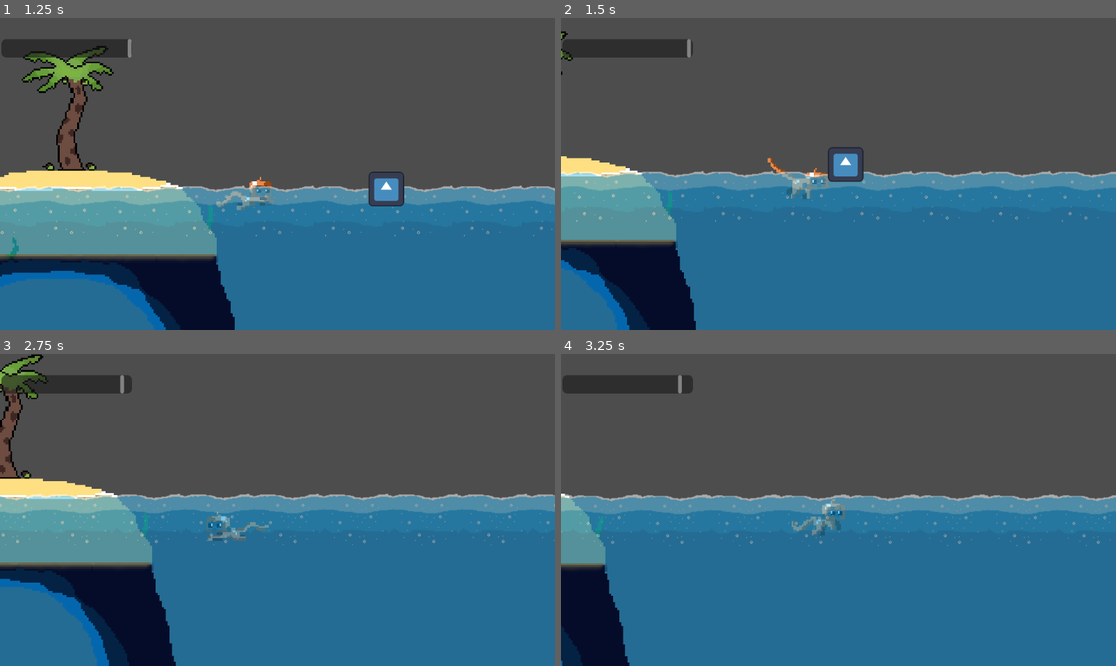
Above: before the commit, frames 1-4 (two rows, left to right).
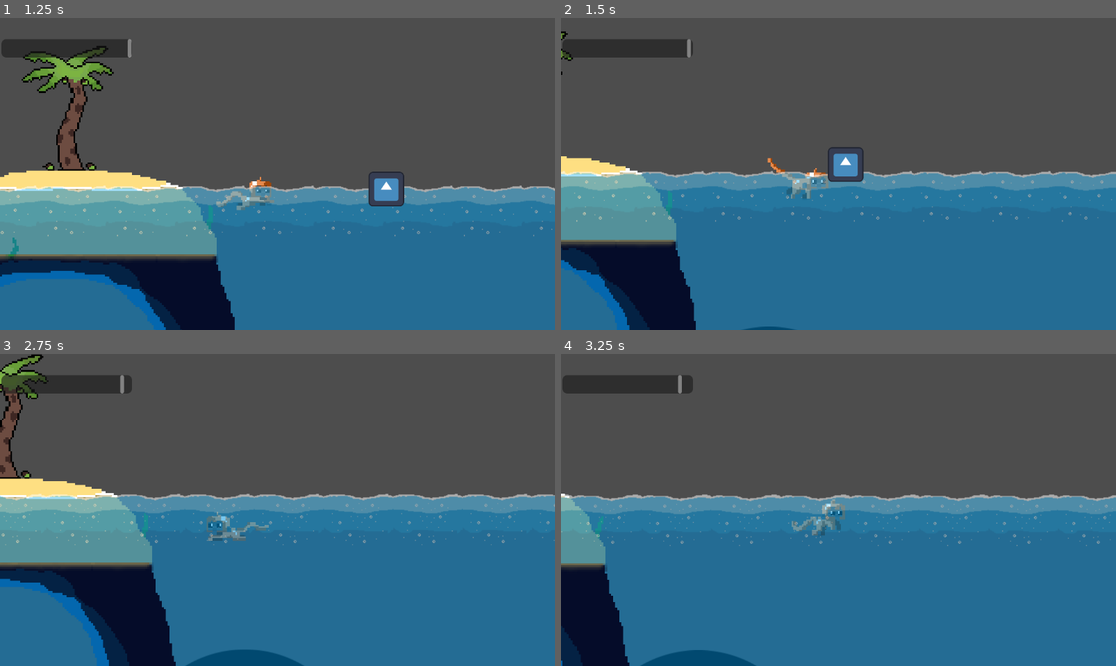
Above: after the commit, the same moments.

Repository: CYPUT3R/OceanSurvivorGame
Game: Godot game, scene res://Scenes/main_game.tscn
Same seed, same stepped clock (60 frames per second), same inputs: the game is played once before the commit and once after it. The engine's default icon, where the game draws it, is replaced by a stand-in: a white triangle on a blue panel in a dark square.
Inputs:
- Up to frame 1 (1.25 s): tap Enter (ui_accept) at 0.5, 0.6, 0.77, 1.07 s; hold Right (ui_right) from 0.53 s (still down)
- Up to frame 2 (1.5 s): keep holding Right (ui_right); tap Enter (ui_accept) at 1.35 s
- Up to frame 3 (2.75 s): tap Enter (ui_accept) at 1.52, 1.82, 2.1 s; release Right (ui_right) at 2.03 s; hold Left (ui_left) from 2.03 s (still down)
- Up to frame 4 (3.25 s): release Left (ui_left) at 2.78 s; hold Right (ui_right) from 2.78 s (still down); tap Enter (ui_accept) at 2.85, 3.02 s

Frame 1 is identical in both runs. In frame 2, less than 0.1% of the frame differs, in the area x 33-42%, y 98-100%; in frame 3, 0.8%, in the area x 33-55%, y 94-100%; in frame 4, 0.7%.

Commit message:
fix jellyfish bugs

Diff:
--- a/Scenes/jellyfish.gd
+++ b/Scenes/jellyfish.gd
@@ -1,12 +1,7 @@
 extends StaticBody2D
 
-var oxygen_regain = 10
+var oxygen_regain = 20
 var gyat = false
-
-# Called when the node enters the scene tree for the first time.
-func _ready():
-	pass # Replace with function body.
-
 
 # Called every frame. 'delta' is the elapsed time since the previous frame.
 func _process(delta):
@@ -19,8 +14,8 @@
 	$/root/MainGame/Player/water_time.time -= oxygen_regain
 	gyat = true
 	$/root/MainGame/pop_timer.start()
-	$/root/MainGame/jellyfish.process_mode = 4
-	$/root/MainGame/jellyfish.visible = false
+	self.visible = false
+	self.process_mode = 4
 
 
 
@@ -28,5 +23,5 @@
 func _on_pop_timer_timeout():
 	print("hhhh")
 	gyat = false
-	$/root/MainGame/jellyfish.process_mode = 0
-	$/root/MainGame/jellyfish.visible = true
+	self.visible = true
+	self.process_mode = 0
--- a/Scenes/jellyfish.tscn
+++ b/Scenes/jellyfish.tscn
@@ -54,5 +54,6 @@
 position = Vector2(34, 32)
 shape = SubResource("RectangleShape2D_k52bm")
 
+[connection signal="body_entered" from="Area2D" to="Area2D" method="_on_body_entered"]
 [connection signal="timeout" from="Area2D/Timer" to="Area2D" method="_on_timer_timeout"]
 [connection signal="timeout" from="Area2D/Timer2" to="Area2D" method="_on_timer_2_timeout"]
--- a/Scenes/main_game.tscn
+++ b/Scenes/main_game.tscn
@@ -17,7 +17,7 @@
 position = Vector2(-27, 1622)
 
 [node name="jellyfish" parent="." instance=ExtResource("6_m4vep")]
-position = Vector2(-425, 1271)
+position = Vector2(2045, 787)
 
 [node name="Level" parent="." instance=ExtResource("1_rbt25")]
 position = Vector2(0, -64)
--- a/Scripts/electro.gd
+++ b/Scripts/electro.gd
@@ -3,17 +3,22 @@
 var attacking = false
 var has_been_attacked = false
 
+@export var damage = 5
+
 func _ready():
 	$Timer.start()
 
 func _process(delta):
+	pass
+	#if attacking == true && has_been_attacked == false:
+	#	var targets = has_overlapping_bodies()
+	#	if targets == true:
+	#		electro()
 
-	if attacking == true && has_been_attacked == false:
-		var targets = has_overlapping_bodies()
-		if targets == true:
-			print ("you got electroed!")
-			$/root/MainGame/Player/water_time.time += 5
-			has_been_attacked = true
+func electro():
+	print ("you got electroed!")
+	$/root/MainGame/Player/water_time.time += damage
+	has_been_attacked = true
 
 func _on_timer_timeout():
 	attacking = true
@@ -27,3 +32,8 @@
 	attacking = false
 	$Timer.start()
 	var timer = Timer.new()
+
+
+func _on_body_entered(body):
+	if attacking == true && has_been_attacked == false and body.name == "Player":
+		electro()
--- a/Scripts/player.gd
+++ b/Scripts/player.gd
@@ -31,6 +31,76 @@
 		#Recieve input
 		var direction = Input.get_axis("ui_left", "ui_right")
 
+		control_camera(delta, direction)
+
+		if(!is_in_water):
+			#gravity
+			velocity.y += gravity * delta * gravity_multiplier
+
+			movement(delta)
+
+		else:
+			#swim Gravity
+			velocity.y = clampf(velocity.y + (gravity * delta * swim_gravity), -10000, swim_velocity_cap)
+
+			swim_movement(delta, direction)
+
+
+		flip(direction)
+
+		jump()
+
+		var was_on_floor = is_on_floor()
+
+		move_and_slide()
+
+		#coyote time
+		if was_on_floor && !is_on_floor():
+			jump_timer.start()
+			print("f")
+
+	else:
+		dead()
+
+func flip(direction):
+	if direction:
+			if direction < 0:
+				$GFX.flip_h = true
+			else:
+				$GFX.flip_h = false
+
+func swim_movement(delta, direction):
+	#swim movement
+	if direction:
+		animator.play("walk")
+		velocity.x = direction * swim_speed
+	else:
+		animator.play("idle")
+		velocity.x = move_toward(velocity.x, 0, swim_speed)
+
+func movement(delta):
+	if Input.is_action_pressed("ui_left"):
+		animator.play("walk")
+		if acc > 0:
+			acc = -200
+		elif acc >= -600:
+			acc -= delta * 1000
+
+		velocity.x = acc
+
+	elif Input.is_action_pressed("ui_right"):
+		animator.play("walk")
+		if acc < 0:
+			acc = 200
+		elif acc <= 600:
+			acc += delta * 1000
+
+		velocity.x = acc
+	else:
+		animator.play("idle")
+		velocity.x = lerp(velocity.x, 0.0, 0.2)
+
+func control_camera(delta, direction):
 		if direction < 0:
 			if camera.offset.x > -100:
 				camera.offset.x -= 2
@@ -41,85 +111,16 @@
 		if camera.global_position != self.global_position:
 			camera.global_position = self.global_position
 
-		if(!is_in_water):
+func jump():
+	# Handle Jump.
+	if Input.is_action_just_pressed("ui_accept"):
+		if is_on_floor() or not coyote_timer.is_stopped():
+			velocity.y = jump_velocity
 
-			#gravity
-			velocity.y += gravity * delta * gravity_multiplier
-
-			print(velocity.x)
-			#Movement
-			if Input.is_action_pressed("ui_left"):
-				animator.play("walk")
-				if acc > 0:
-					acc = -200
-				elif acc >= -600:
-					acc -= delta * 1000
-
-				velocity.x = acc
-
-			elif Input.is_action_pressed("ui_right"):
-				animator.play("walk")
-				if acc < 0:
-					acc = 200
-				elif acc <= 600:
-					acc += delta * 1000
-
-				velocity.x = acc
-			else:
-				animator.play("idle")
-				velocity.x = lerp(velocity.x, 0.0, 0.2)
-				#velocity.x = move_toward(velocity.x, 0, speed)
-
-
-
-		else:
-			#swim Gravity
-			velocity.y = clampf(velocity.y + (gravity * delta * swim_gravity), -10000, swim_velocity_cap)
-
-			#swim movement
-			if direction:
-				animator.play("walk")
-				velocity.x = direction * swim_speed
-			else:
-				animator.play("idle")
-				velocity.x = move_toward(velocity.x, 0, swim_speed)
-
-		#flip player
-		if direction:
-			if direction < 0:
-				$GFX.flip_h = true
-			else:
-				$GFX.flip_h = false
-
-
-		# Handle Jump.
-		if Input.is_action_just_pressed("ui_accept"):
-			if is_on_floor() or not coyote_timer.is_stopped():
-
-				jump()
-			if is_in_water == true:
-				velocity.y += swim_jump
-		if Input.is_action_just_released("ui_accept") && velocity.y < 0:
-			velocity.y = 0
-
-
-		var was_on_floor = is_on_floor()
-
-		move_and_slide()
-
-
-		if was_on_floor && !is_on_floor():
-			jump_timer.start()
-			print("f")
-
-
-		#Animations
-
-	else:
-		dead()
-
-func jump():
-		velocity.y = jump_velocity
+		if is_in_water == true:
+			velocity.y += swim_jump
+	if Input.is_action_just_released("ui_accept") && velocity.y < 0:
+		velocity.y = 0
 
 func dead():
 	is_dead = true
@@ -128,6 +129,5 @@
 	# TEMPORARY! - change later:
 	get_tree().reload_current_scene()
 
-
 func _on_water_detection_2d_water_state_changed(is_in_Water : bool):
 	self.is_in_water = is_in_Water
--- a/Scripts/water_time.gd
+++ b/Scripts/water_time.gd
@@ -1,29 +1,36 @@
 extends Timer
 
 var time: float = 0.0
-var seconds: int = 0
-var minutes: int = 0
+
 
 @export var regain_speed = 3
 @export var max_swim_time: int = 5
 
 var is_in_water : bool = false
 
+@onready var GFX_bar = $/root/MainGame/CanvasLayer/Panel/HScrollBar
+
+func _ready():
+	GFX_bar.max_value = max_swim_time
+
 # Called every frame. 'delta' is the elapsed time since the previous frame.
-func _process(delta) :
+func _process(delta):
+	if time < -1:
+		time = 0
+		print("3")
+
 	if (is_in_water):
 		start_timer(delta)
 	else:
 		stop_timer(delta)
 
+
 func start_timer(delta):
 
-	$/root/MainGame/CanvasLayer/Panel/HScrollBar.max_value = max_swim_time
 	time += delta
-	seconds  = fmod(time, 60)
-	minutes  = fmod(time, 3600) / 60
+	print(time)
 
-	$/root/MainGame/CanvasLayer/Panel/HScrollBar.value = $/root/MainGame/CanvasLayer/Panel/HScrollBar.max_value - time
+	GFX_bar.value = GFX_bar.max_value - time
 
 	if(time >= max_swim_time):
 		print("YOU DIE! :(")
@@ -33,7 +40,7 @@
 
 	if (time >= 0):
 		time -= delta * regain_speed
-		$/root/MainGame/CanvasLayer/Panel/HScrollBar.value = $/root/MainGame/CanvasLayer/Panel/HScrollBar.max_value - time
+		GFX_bar.value = GFX_bar.max_value - time
 
 func _on_water_detection_2d_water_state_changed(is_in_Water : bool):
 	self.is_in_water = is_in_Water
--- a/cave.tscn
+++ b/cave.tscn
@@ -8,12 +8,9 @@
 texture = ExtResource("1_ebrni")
 
 [node name="StaticBody2D" type="StaticBody2D" parent="."]
-scale = Vector2(1, 1)
 
 [node name="CollisionPolygon2D2" type="CollisionPolygon2D" parent="StaticBody2D"]
-scale = Vector2(1, 1)
 polygon = PackedVector2Array(127.857, 225.714, 131.786, 250.357, 20.7143, 248.929, 65.7143, 229.286, 97.8571, 227.857)
 
 [node name="CollisionPolygon2D" type="CollisionPolygon2D" parent="StaticBody2D"]
-scale = Vector2(1, 1)
 polygon = PackedVector2Array(122.857, 189.286, 72.1428, -151.071, -79.2857, -152.143, -204.643, 245, -23.5714, 248.929, …(704 unchanged characters)…
Binary file changed: Art/cave.png
